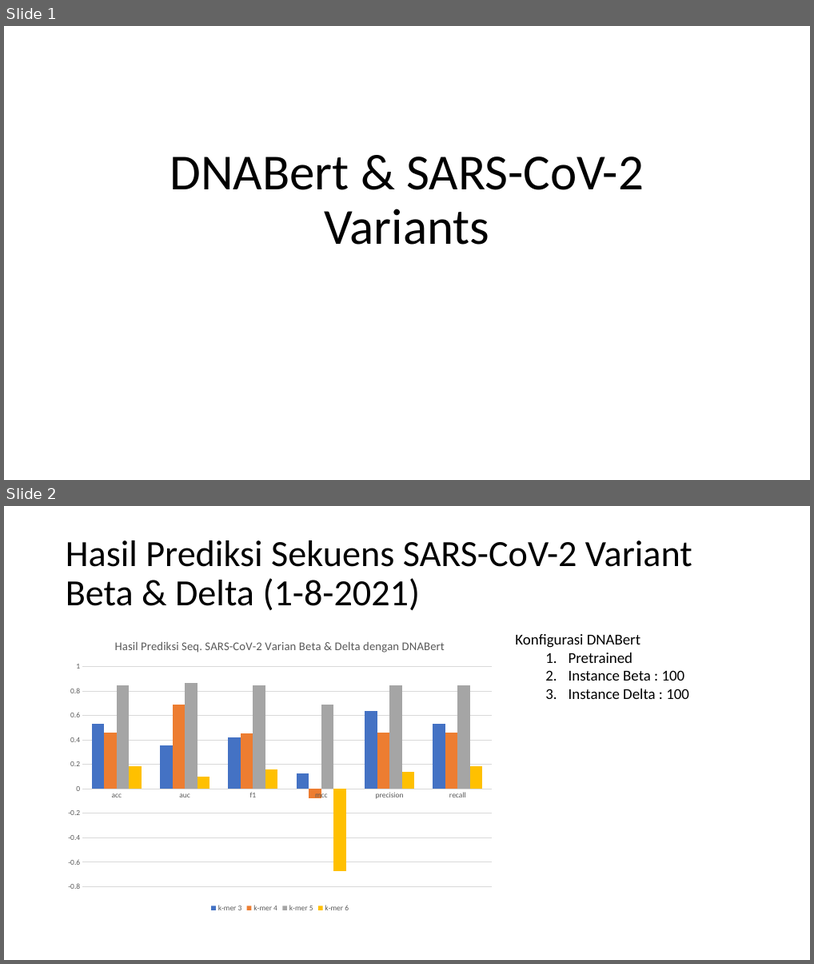
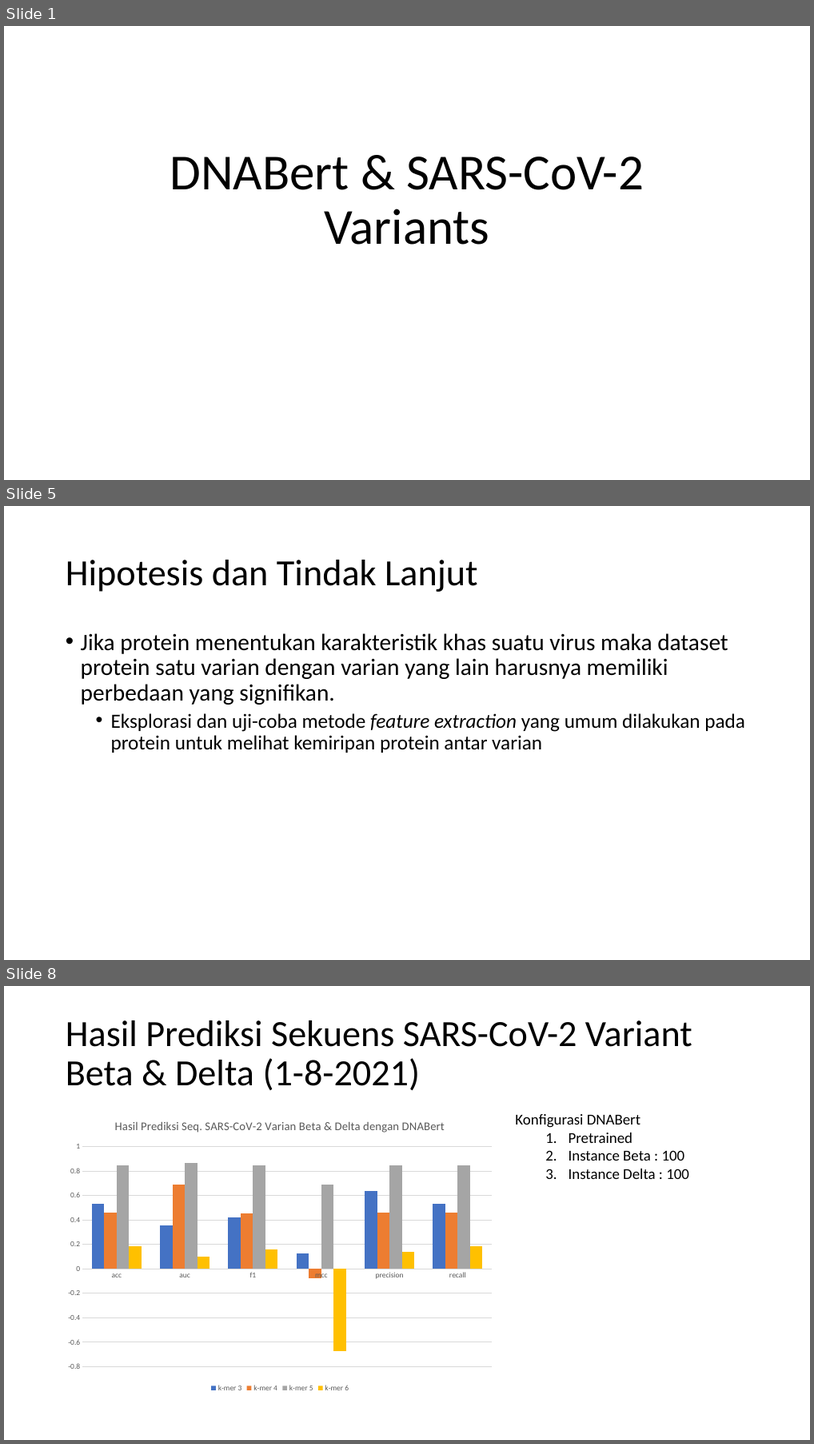
Before and after one commit to anwari32/sequence-processing, a slide deck: docs/DNABert & SARS-CoV-2 Variants-2.pptx. Shown one above the other, each under a label of ours: slides 1 and 2 before the commit, slides 1, 5 and 8 after it; the slides between them are not shown. The pictures are 814x964 and 814x1444 pixels, drawn with LibreOffice and Linux fonts; fonts in the diff are those of the drawing. Boxes give left, top, right and bottom in pixels: in the first picture for what was removed or moved away, otherwise in the second. Text is boxed around its words. In the diff, an @@ line names an element or a change of style, - is before the commit and + after.

```diff
--- a/docs/DNABert & SARS-CoV-2 Variants-2.pptx
+++ b/docs/DNABert & SARS-CoV-2 Variants-2.pptx
@@ slide 5 added at (x1=4, y1=506, x2=810, y2=960), background #FFFFFF @@
@@ title added at (x1=66, y1=560, x2=478, y2=592), 44 pt, text #000000 @@
+Hipotesis dan Tindak Lanjut
@@ text added at (x1=81, y1=633, x2=746, y2=752), 28 pt, text #000000 @@
+• Jika protein menentukan karakteristik khas suatu virus maka dataset protein satu varian dengan varian yang lain harusnya memiliki perbedaan yang signifikan.
+  • Eksplorasi dan uji-coba metode feature extraction yang umum dilakukan pada protein untuk melihat kemiripan protein antar varian
@@ what was slide 2 is now slide 8 @@
```
Also in this commit, not shown: 5 other slides added, 1 other file.
